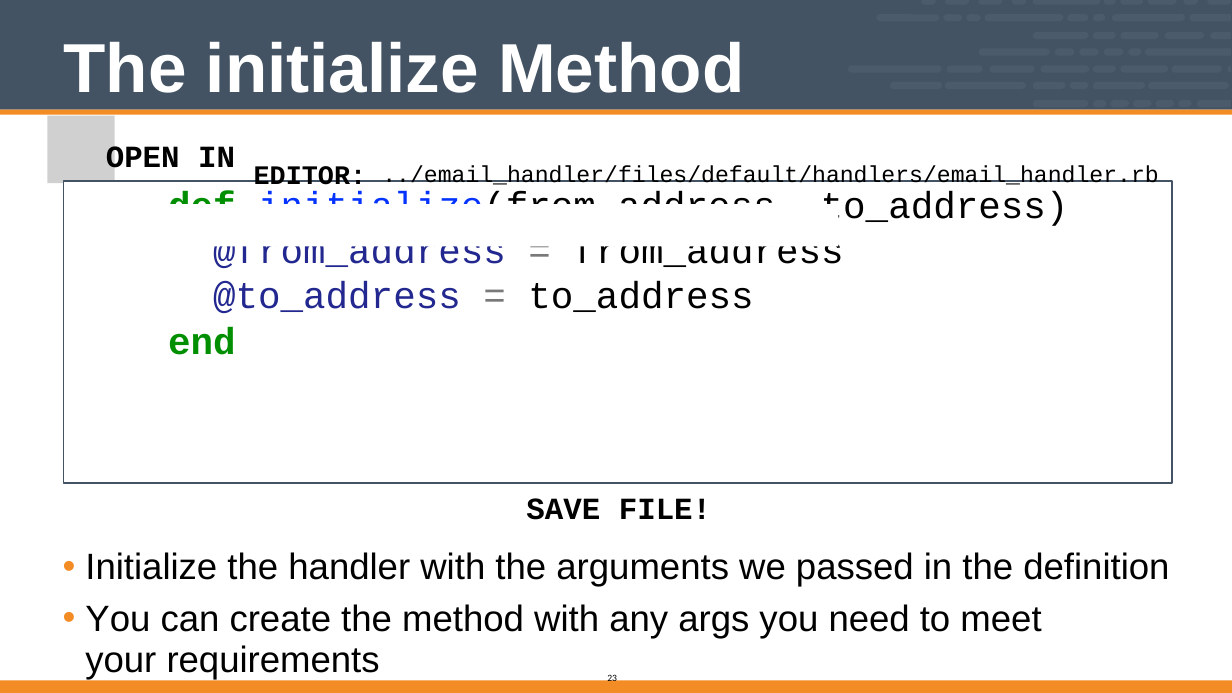
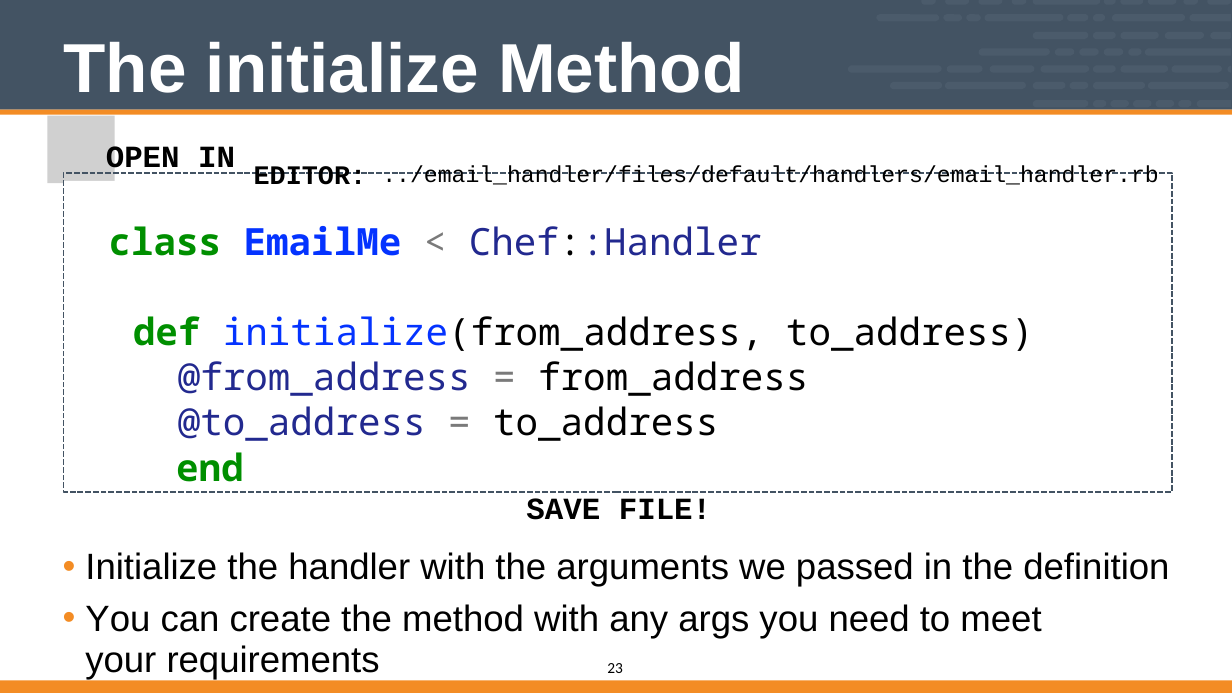
Before and after one commit to vinyar/chef-intermediate, a slide deck: slide 23 of Modules/08-Chef_Intermediate.pptx. Drawn at 1232x693 pixels with LibreOffice and Linux fonts; fonts in the diff are those of the drawing; grey boxes stand for pictures. Boxes give left, top, right and bottom in pixels: in the first picture for what was removed or moved away, otherwise in the second. Text is boxed around its words. In the diff, an @@ line names an element or a change of style, - is before the commit and + after.

Commit message:
Edited some text so this can be reviewed

```diff
--- a/Modules/08-Chef_Intermediate.pptx
+++ b/Modules/08-Chef_Intermediate.pptx
@@ rectangle "class EmailMe < Chef::Handler": place and size @@
-rectangle "class EmailMe < Chef::Handler" at (64, 181, 1172, 483)
+rectangle "class EmailMe < Chef::Handler" at (64, 173, 1172, 491)
@@ rectangle "class EmailMe < Chef::Handler" at (64, 173, 1172, 491): outline #435363 2 pt to #435363 2 pt dashed @@
@@ freeform shape removed at (86, 204, 838, 246) @@
@@ text removed at (101, 210, 755, 252) @@
-class EmailMe < Chef::Handler
@@ text in rectangle at (109, 226, 762, 256): paragraph added @@
+class EmailMe < Chef::Handler
@@ text in rectangle at (133, 316, 1034, 482): font Courier New to Noto Sans Mono in "def initialize(from_address, to_address)", "@from_address = from_address", "@to_address = to_address", "end"; letter spacing -0.1 to 0 pt in "initialize(from_address,"; text colour #22288F to #22298F in "@from_address", "@to_address"; text colour #797979 to #7A7A7A in "=", "="; indent changed @@
@@ page number: place and size @@
-page number at (607, 673, 617, 684)
+page number at (607, 663, 623, 673)
@@ page number at (607, 663, 623, 673): size 10 to 16 pt @@
```
Also in this commit, not shown: 41 other slides changed.
